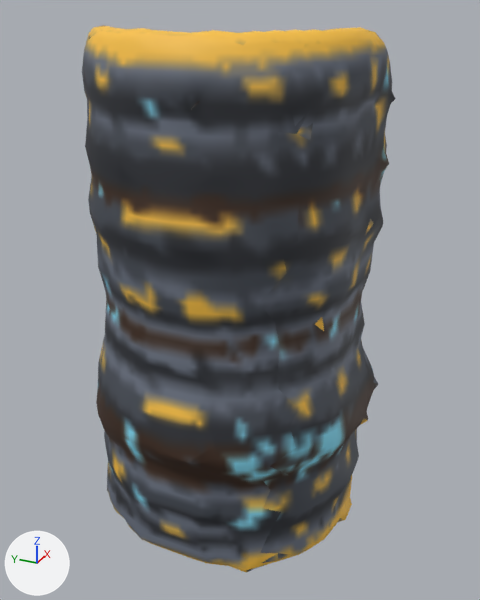
The glTF model www/proto3d/models/beth/equipment/fitted/rook/rook_scale_epic_leg_R.glb, before and after one commit.
The view is the same before and after, from a 50 mm lens placed at (-0.628, -0.189, 0.822), pointed at (-0.125, 0.038, 0.571). Every picture has the same lights, and +X, +Y and +Z are marked at lower left. The older version comes first. Vertices at exactly the same position are counted once.

Objects in the first picture: 'rook_scale_epic_leg_R'.
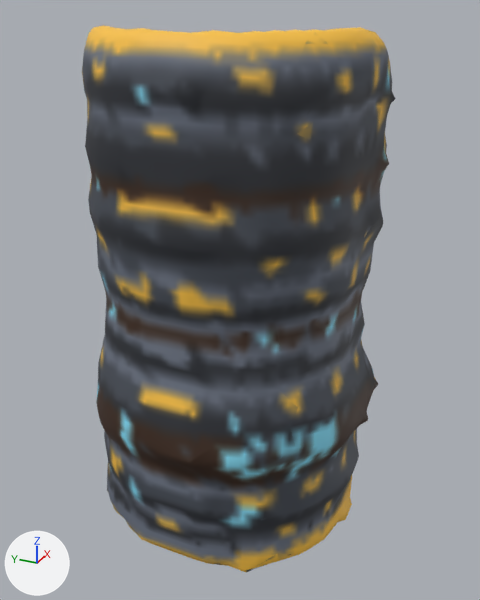
Location of each change, [x1, y1, x2, y2] in pixels of the pictures (480 x 600 px; the box of a moved part takes in the faces that stretch with it):
part 1 of me_rook_scale_epic_leg_r_hi_001, moved or reshaped: before [96, 27, 360, 570]; after [97, 27, 360, 571]
part 2 of me_rook_scale_epic_leg_r_hi_001, surface changed: [82, 29, 381, 571] in both

The change, as a diff of the scene's bpy script:
```diff
--- a/www/proto3d/models/beth/equipment/fitted/rook/rook_scale_epic_leg_R.glb.py
+++ b/www/proto3d/models/beth/equipment/fitted/rook/rook_scale_epic_leg_R.glb.py
@@ me_rook_scale_epic_leg_r_hi_001 @@
 me_rook_scale_epic_leg_r_hi_001.from_pydata(...)  # 2265 vertices, 4530 faces; spans x -0.259..0.019, y -0.089..0.175, z 0.367..0.802
 # used by ob_rook_scale_epic_leg_r; location = (0.0, 0.0, 0.0)
+# me_rook_scale_epic_leg_r_hi_001 part 1
+# 74 vertices are removed from x -0.257..0.009, y -0.054..0.141, z 0.398..0.8
+# 291 faces are deleted
+# 15 vertices move from x -0.241..-0.142, y -0.052..0.121, z 0.367..0.486 to x -0.24..-0.163, y -0.046..0.121, z 0.367..0.485
+# 74 vertices are added at x -0.254..0.009, y -0.054..0.141, z 0.394..0.8
+# 291 new faces join them
+# me_rook_scale_epic_leg_r_hi_001 part 2: 2411 kept faces spanning x -0.249..0.001, y -0.089..0.168, z 0.367..0.801 get new texture (UV) coordinates
 me_rook_scale_epic_leg_r_hi_001.materials.append(mat_rook_scale_epic_leg_r_mat)
```
